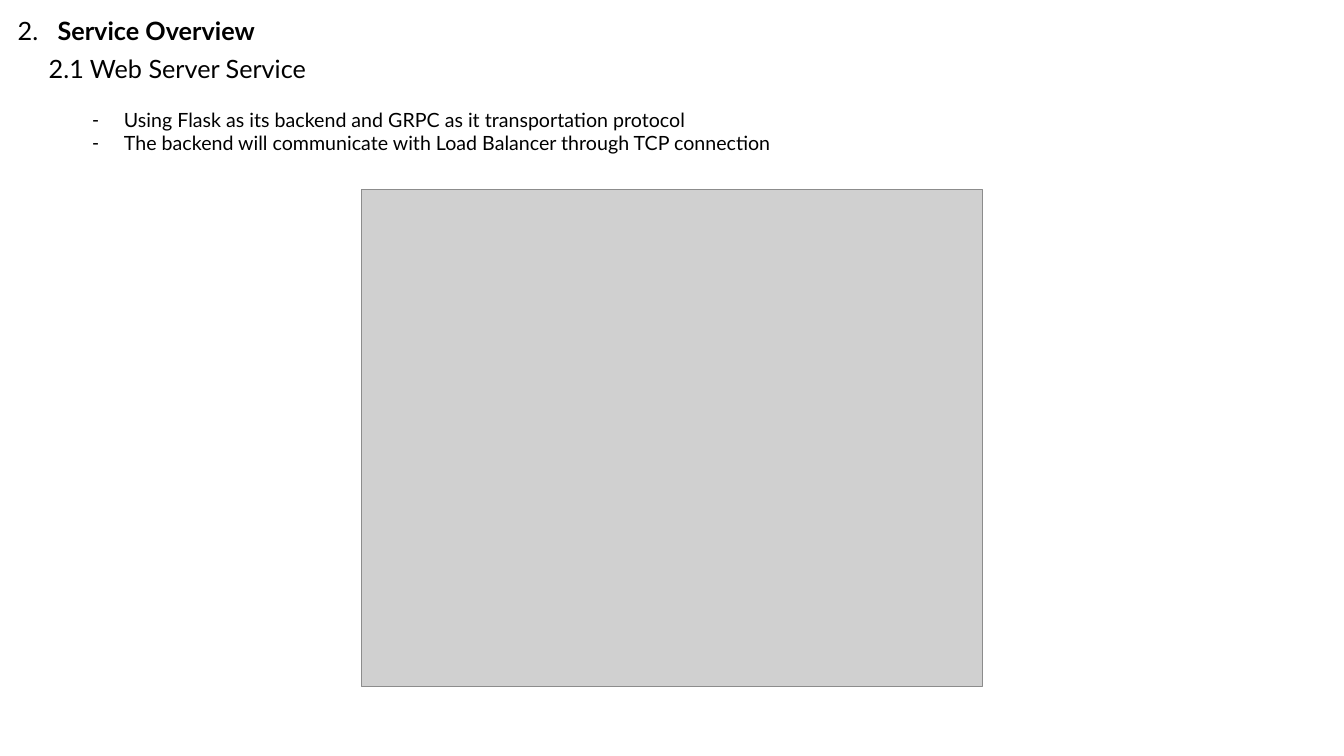
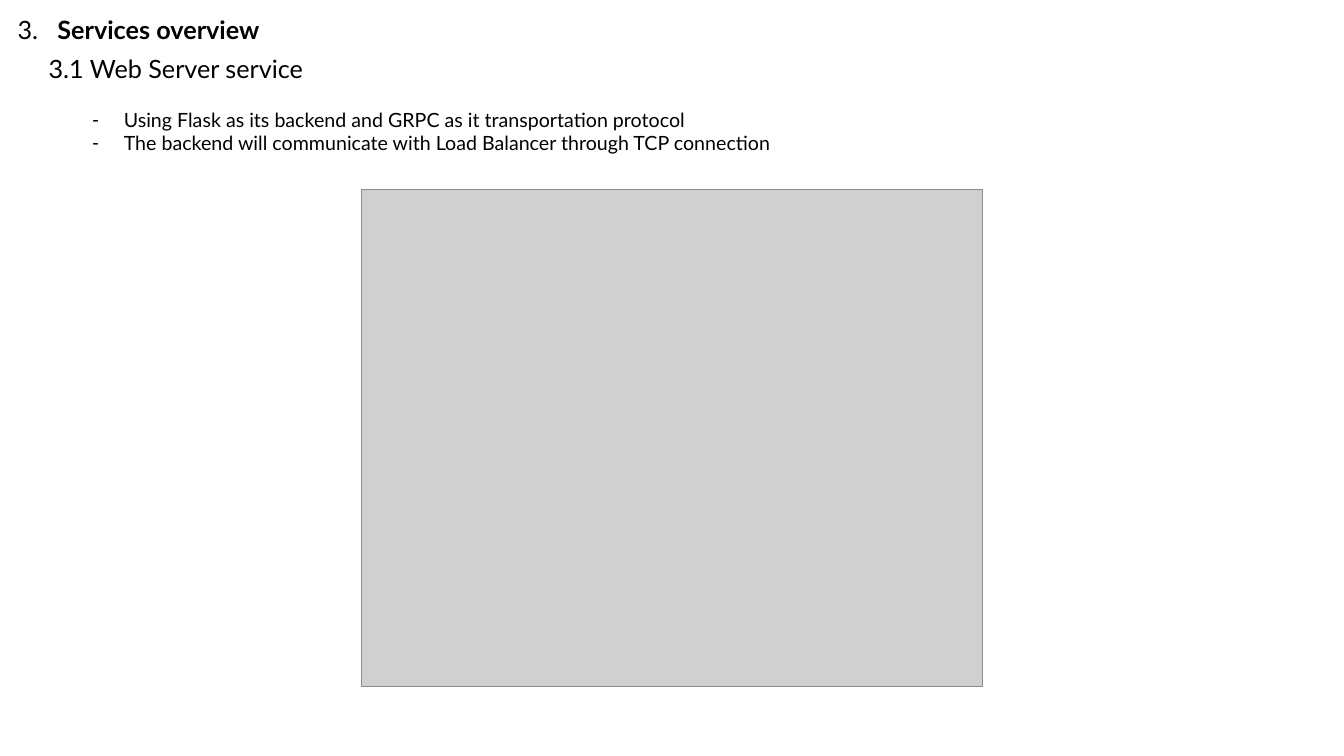
Before and after one commit to truongvanhuy2000/Video-Streaming, a slide deck: slide 5 of Docs/Overview.pptx. Drawn at 1344x756 pixels with LibreOffice and Linux fonts; fonts in the diff are those of the drawing; grey boxes stand for pictures. Boxes give left, top, right and bottom in pixels: in the first picture for what was removed or moved away, otherwise in the second. Text is boxed around its words. In the diff, an @@ line names an element or a change of style, - is before the commit and + after.

```diff
--- a/Docs/Overview.pptx
+++ b/Docs/Overview.pptx
@@ text at (18,20,259,40): text changed @@
-2. Service Overview
+3. Services overview
@@ text at (49,59,303,79): text changed @@
-2.1 Web Server Service
+3.1 Web Server service
```
Also in this commit, not shown: 9 other slides changed.
